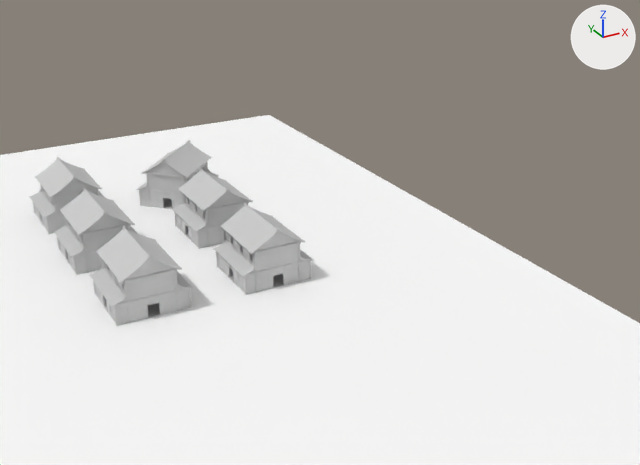
What one commit did to the FBX model Projects/Models/EN_Building_H_03.FBX.
Both versions are drawn from a 50 mm camera at (-43.8, -180.3, 85.6) aimed at (39.6, -28.7, 9.8). Lighting does not change. The marker at upper right points along +X, +Y and +Z. Where no turn or scale is listed for an object, it has been applied to the vertices. Vertices at the same position are counted once.

Before the edit, the objects in view are built like this:
```python
ob_box001 = bpy.data.objects.new('Box001', me_mesh_006)
ob_box001.location = (10.5, -13.5, 0.0)
ob_en_building_h_004 = bpy.data.objects.new('EN_Building_H_004', me_mesh_001)
ob_en_building_h_004.location = (28.3, 3.8, 0.0)
ob_en_building_h_005 = bpy.data.objects.new('EN_Building_H_005', me_mesh_002)
ob_en_building_h_005.location = (28.3, -22.2, 0.0)
ob_en_building_h_006 = bpy.data.objects.new('EN_Building_H_006', me_mesh_003)
ob_en_building_h_006.location = (1.1, -22.1, 0.0)
ob_en_building_h_007 = bpy.data.objects.new('EN_Building_H_007', me_mesh_004)
ob_en_building_h_007.location = (28.3, 28.8, 0.0)
ob_en_building_h_008 = bpy.data.objects.new('EN_Building_H_008', me_mesh_005)
ob_en_building_h_008.location = (0.0, 28.9, 0.0)
ob_en_building_h_008.scale = (0.01, 0.01, 0.01)
ob_en_building_h_03 = bpy.data.objects.new('EN_Building_H_03', me_mesh)
ob_en_building_h_03.location = (0.0, 3.9, 0.0)
```
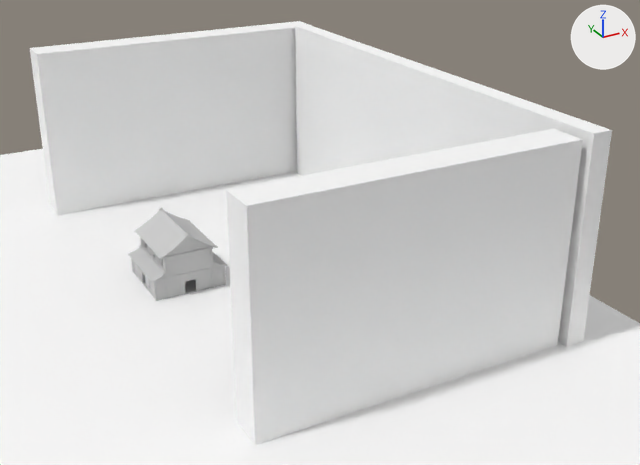
The newer file is also turned or shifted as a whole; pictures and numbers use the older file's frame.

The change, as a diff of the scene's bpy script:
```diff
--- a/Projects/Models/EN_Building_H_03.FBX.py
+++ b/Projects/Models/EN_Building_H_03.FBX.py
@@ mat_01___default_001 @@
+mat_01___default_001 = principled_material('01 - Default.001')
+mat_01___default_001.base_color = (0.973, 0.973, 0.973)  # white #fcfcfc
+mat_01___default_001.roughness = 0.859
@@ me_mesh @@
 me_mesh.from_pydata(...)  # 2205 vertices, 2954 faces; spans x -7.6..8.9, y -8.1..8.3, z -0.1..13.5
+# me_mesh part 1: the whole mesh is scaled about its middle by 100, then moved by (1182.0, -4471.3, 666.4)
 me_mesh.materials.append(mat_material__25)
@@ me_mesh_003_1 @@
+me_mesh_003_1.from_pydata(...)  # a box spanning x -2.1..2.1, y -54.2..54.2, z 0.0..41.2
+me_mesh_003_1.materials.append(mat_01___default_001)  # its picture is missing
@@ me_mesh_002_1 @@
+me_mesh_002_1.from_pydata(...)  # a box spanning x -36.5..36.5, y -3.8..3.8, z 0.0..40.6
+me_mesh_002_1.materials.append(mat_01___default_001)  # its picture is missing
@@ me_mesh_004_1 @@
+me_mesh_004_1.from_pydata(...)  # a box spanning x -30.9..30.9, y -3.5..3.5, z 0.0..40.0
+me_mesh_004_1.materials.append(mat_01___default_001)  # its picture is missing
@@ ob_en_building_h_03 @@
-ob_en_building_h_03 = bpy.data.objects.new('EN_Building_H_03', me_mesh)
-ob_en_building_h_03.location = (0.0, 3.9, 0.0)
@@ ob_en_building_h_007 @@
-ob_en_building_h_007 = bpy.data.objects.new('EN_Building_H_007', me_mesh_004)
-ob_en_building_h_007.location = (28.3, 28.8, 0.0)
@@ ob_en_building_h_006 @@
-ob_en_building_h_006 = bpy.data.objects.new('EN_Building_H_006', me_mesh_003)
-ob_en_building_h_006.location = (1.1, -22.1, 0.0)
@@ ob_en_building_h_004 @@
-ob_en_building_h_004 = bpy.data.objects.new('EN_Building_H_004', me_mesh_001)
-ob_en_building_h_004.location = (28.3, 3.8, 0.0)
@@ ob_en_building_h_008 @@
-ob_en_building_h_008 = bpy.data.objects.new('EN_Building_H_008', me_mesh_005)
+ob_en_building_h_008 = bpy.data.objects.new('EN_Building_H_008', me_mesh)
 ob_en_building_h_008.location = (0.0, 28.9, 0.0)
@@ ob_en_building_h_005 @@
-ob_en_building_h_005 = bpy.data.objects.new('EN_Building_H_005', me_mesh_002)
-ob_en_building_h_005.location = (28.3, -22.2, 0.0)
@@ ob_box003 @@
+ob_box003 = bpy.data.objects.new('Box003', me_mesh_003_1)
+ob_box003.location = (66.9, -23.3, 0.0)
@@ ob_box002 @@
+ob_box002 = bpy.data.objects.new('Box002', me_mesh_002_1)
+ob_box002.location = (34.3, 35.9, 0.0)
@@ ob_box004 @@
+ob_box004 = bpy.data.objects.new('Box004', me_mesh_004_1)
+ob_box004.location = (32.8, -72.8, 0.0)
```

What differs and where, as boxes [x1, y1, x2, y2] in the pictures (640 x 465 px; the box of a moved part takes in the faces that stretch with it):
'Box004', added
    after: [226, 129, 583, 445]
'Box002', added
    after: [30, 21, 312, 215]
'Box003', added
    after: [295, 25, 612, 347]
'EN_Building_H_008', mesh rescaled, reshaped
    before: [30, 157, 105, 234]
    after: [128, 207, 227, 301]
'EN_Building_H_006', deleted
    before: [89, 226, 193, 326]
'EN_Building_H_005', deleted
    before: [213, 203, 313, 295]
'EN_Building_H_03', deleted
    before: [54, 188, 138, 275]
'EN_Building_H_004', deleted
    before: [172, 168, 253, 249]
'EN_Building_H_007', deleted
    before: [136, 140, 219, 209]
part 1 of me_mesh, moved or reshaped
    before: [54, 188, 138, 275]
    after: [128, 207, 227, 301]
